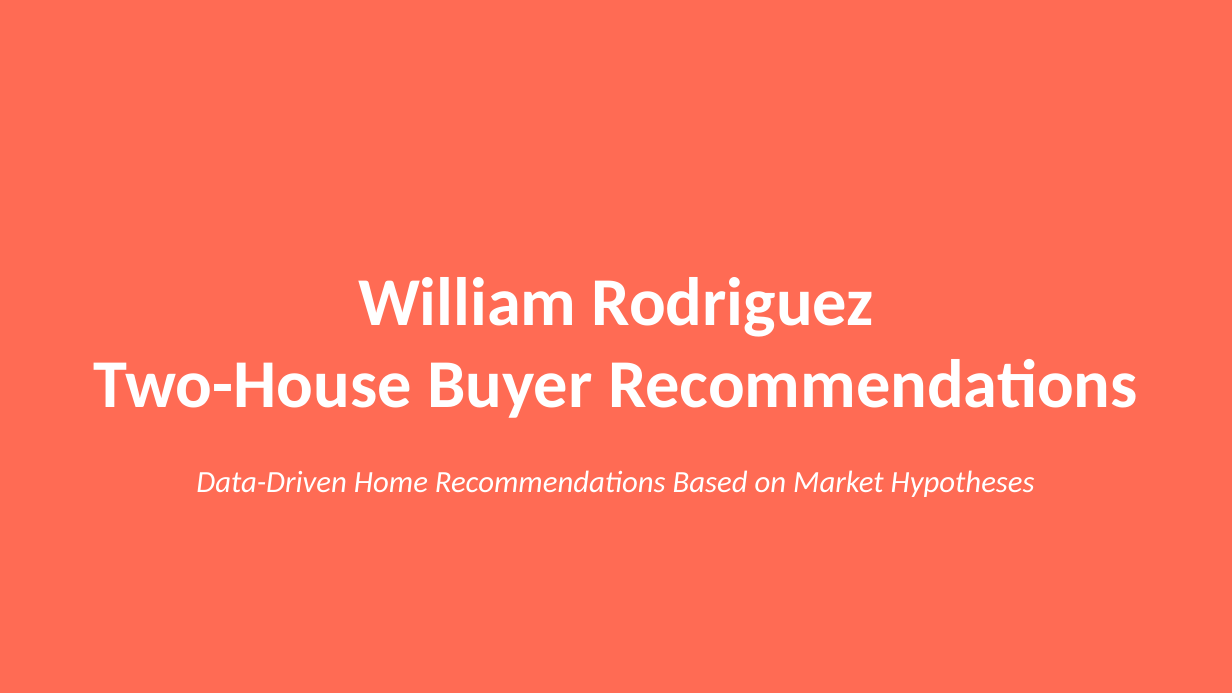
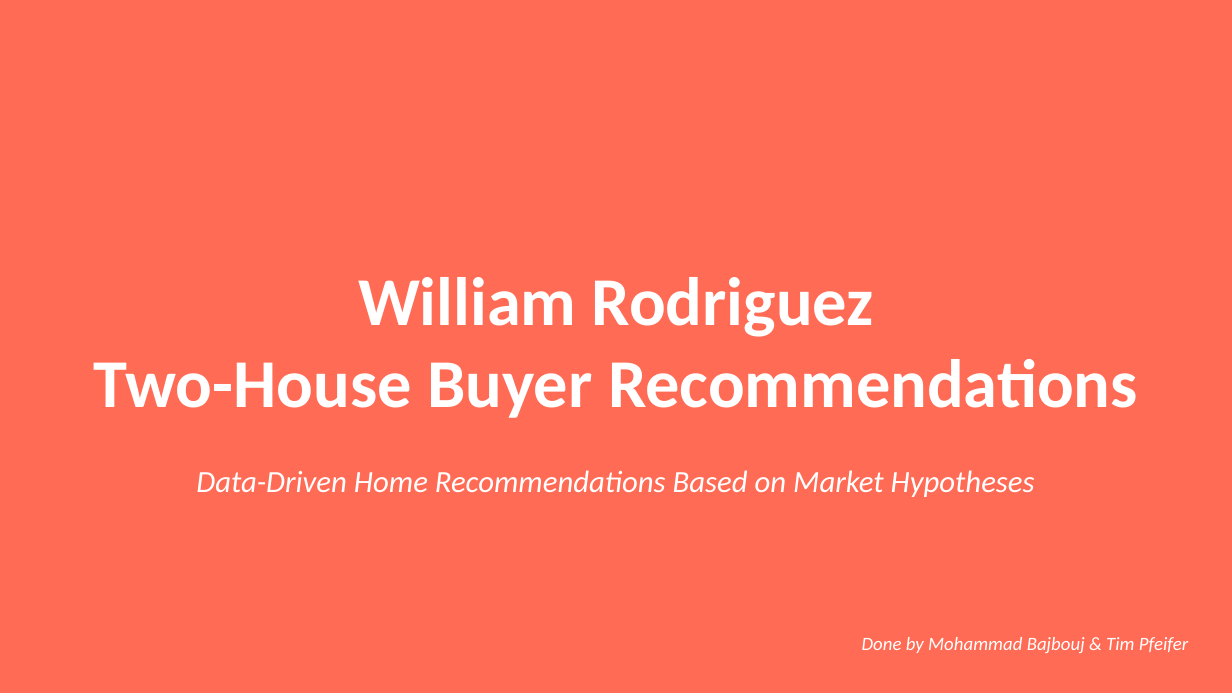
Before and after one commit to MohammadBajbouj/mohammad-ds-project-template, a slide deck: slide 1 of work_and_report/presentations/William_Rodriguez_Offers_NeueFische_Style_2.pptx. Drawn at 1232x693 pixels with LibreOffice and Linux fonts; fonts in the diff are those of the drawing. Boxes give left, top, right and bottom in pixels: in the first picture for what was removed or moved away, otherwise in the second. Text is boxed around its words. In the diff, an @@ line names an element or a change of style, - is before the commit and + after.

```diff
--- a/work_and_report/presentations/William_Rodriguez_Offers_NeueFische_Style_2.pptx
+++ b/work_and_report/presentations/William_Rodriguez_Offers_NeueFische_Style_2.pptx
@@ text added at box(862, 637, 1189, 653), 11 pt, text #FFFFFF, italic @@
+Done by Mohammad Bajbouj & Tim Pfeifer
```
Also in this commit, not shown: 1 other file.
